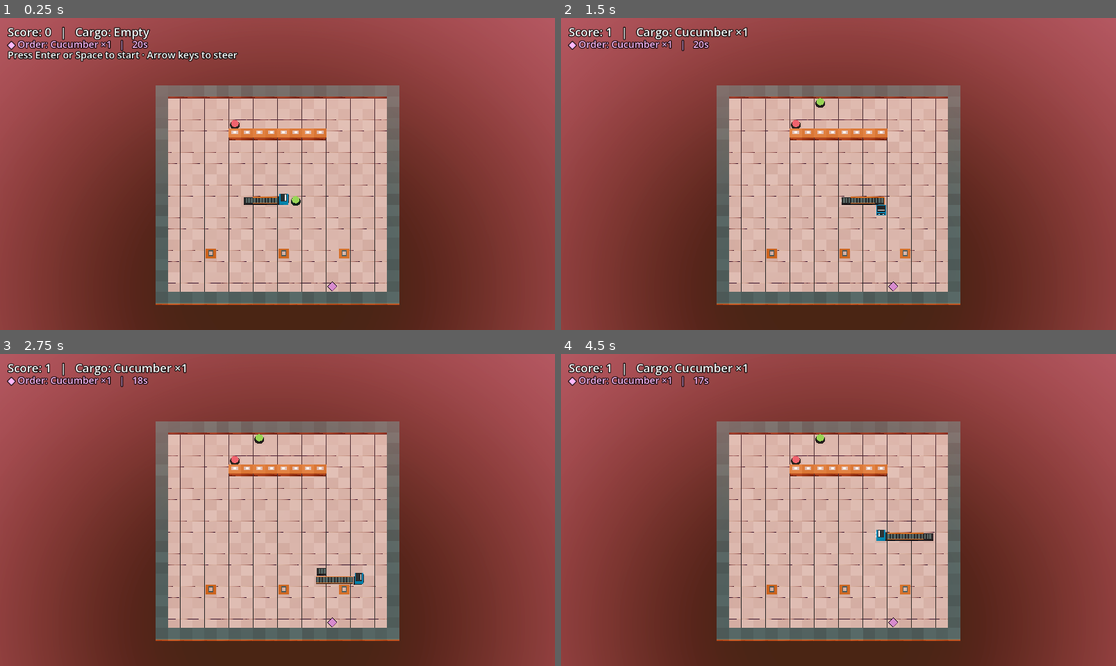
Above: before the commit, frames 1-4 (two rows, left to right).
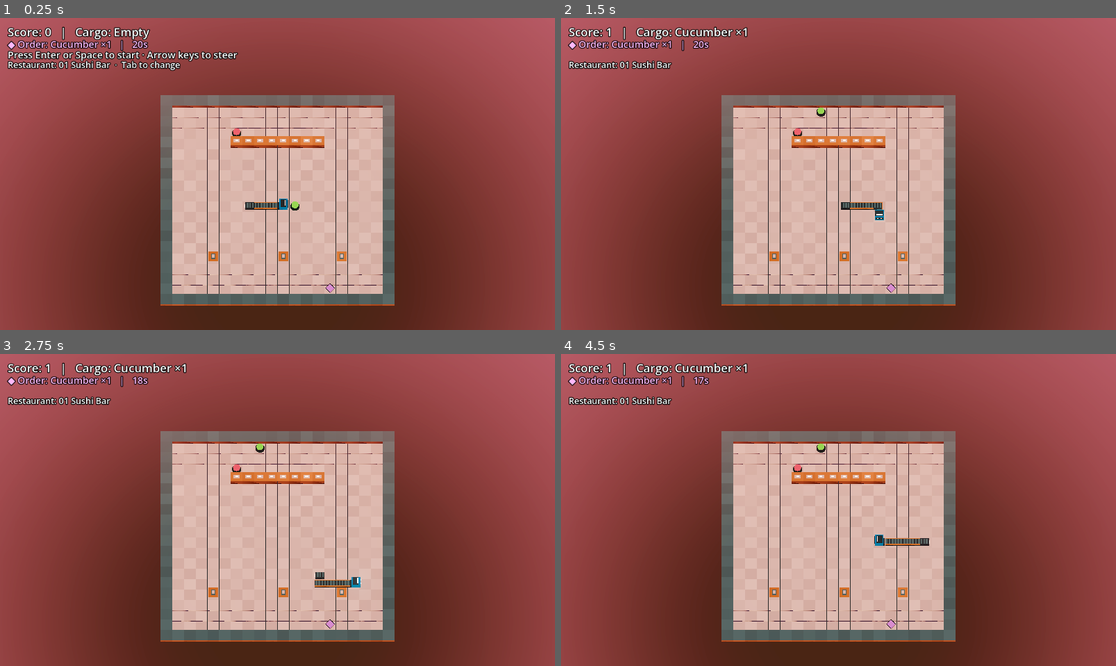
Above: after the commit, the same moments.

Repository: Michaelypp/D4
Game: Godot game, scene res://main.tscn
Same seed, same stepped clock (60 frames per second), same inputs: the game is played once before the commit and once after it.
Inputs:
- Up to frame 1 (0.25 s): no input
- Up to frame 2 (1.5 s): tap Enter (ui_accept) at 0.5, 0.77 s; hold Right (ui_right) 0.53-1.28 s; tap Tab at 0.6, 1.35 s; hold Down (ui_down) from 1.28 s (still down)
- Up to frame 3 (2.75 s): tap Enter (ui_accept) at 1.52 s; release Down (ui_down) at 2.03 s; hold Right (ui_right) from 2.03 s (still down); tap Tab at 2.1 s
- Up to frame 4 (4.5 s): release Right (ui_right) at 2.78 s; hold Up (ui_up) 2.78-3.53 s; tap Tab at 2.85, 3.6, 4.35 s; tap Enter (ui_accept) at 3.02, 3.77 s; hold Left (ui_left) from 3.53 s (still down)

The runs differ from the first frame. In frame 1, 9.3% of the frame differs, in the area x 1-72%, y 13-93%; in frame 2, 9.1%; in frame 3, 9.0%; in frame 4, 9.2%.

Commit message:
Add the cucumber and salmon orders, prioritize needed ingredients, and penalize wrong recipes

Diff:
--- a/app/main.gd
+++ b/app/main.gd
@@ -4,7 +4,7 @@
 
 const TICK_SECONDS := 0.2
 const MOVE_SECONDS := 0.17
-const HUD_HEIGHT := 92.0
+const HUD_HEIGHT := 114.0
 const CAMERA_OFFSET := Vector3(0, 20, 10)
 const ROUND_SEED := 121
 const DIRECTIONS := {
@@ -14,8 +14,12 @@
 	"ui_right": Vector2i.RIGHT,
 }
 
-var layout := Board.restaurant()
-var session := Session.new(layout.size, ROUND_SEED, layout)
+var layout: Board
+var session: Session
+var stage: Stage
+var levels: Array[Board] = []
+var level_names := PackedStringArray()
+var level_index := 0
 var meshes := {}  # kit piece name -> Mesh, shared by everything that shows it (Flyweight)
 var segments: Array[MeshInstance3D] = []
 var camera := Camera3D.new()
@@ -25,6 +29,7 @@
 var score_label := Label.new()
 var order_label := Label.new()
 var status_label := Label.new()
+var level_label := Label.new()
 var game_over_panel := PanelContainer.new()
 var final_score_label := Label.new()
 var _movement: Tween
@@ -34,14 +39,40 @@
 
 func _ready() -> void:
 	meshes = Stage.load_kit()
+	for path in Board.level_paths():
+		var board := Board.load_level(path)
+		if board == null:
+			push_warning("Invalid restaurant layout: %s" % path)
+			continue
+		levels.append(board)
+		level_names.append(path.get_file().get_basename())
+	if levels.is_empty():
+		levels.append(Board.bordered(Vector2i(20, 20)))
+		level_names.append("Practice Floor")
+	add_child(camera)
+	camera.projection = Camera3D.PROJECTION_ORTHOGONAL
+	get_viewport().size_changed.connect(_frame_board)
+	_build_pickup_display()
+	_select_level()
+
+
+func _select_level() -> void:
+	layout = levels[level_index]
+	session = Session.new(layout.size, ROUND_SEED, layout)
+	_started = false
+	_clock = 0.0
 	_build_stage()
-	_build_pickup_display()
 	_draw_dragon()
 	_draw_pickup()
 
 
 ## Input arrives as events, so even a tap shorter than one frame is never missed.
 func _unhandled_input(event: InputEvent) -> void:
+	if event is InputEventKey and event.pressed and not event.echo and event.keycode == KEY_TAB:
+		if levels.size() > 1 and (not _started or session.ended):
+			level_index = (level_index + 1) % levels.size()
+			_select_level()
+		return
 	if event.is_action_pressed("ui_accept"):
 		if _started and not session.ended:
 			return
@@ -71,13 +102,13 @@
 
 ## Frame the whole restaurant so a new ingredient is visible anywhere it spawns.
 func _build_stage() -> void:
-	add_child(Stage.new(session.board.tiles, meshes))
-	add_child(camera)
+	if stage != null:
+		stage.free()
+	stage = Stage.new(layout.tiles, meshes)
+	add_child(stage)
 	var center := Vector3(layout.size.x / 2.0, 0.0, layout.size.y / 2.0)
 	camera.position = center + CAMERA_OFFSET
 	camera.look_at(center)
-	camera.projection = Camera3D.PROJECTION_ORTHOGONAL
-	get_viewport().size_changed.connect(_frame_board)
 	_frame_board()
 
 
@@ -85,7 +116,7 @@
 	var viewport_size := get_viewport().get_visible_rect().size
 	var play_height := maxf(1.0, viewport_size.y - HUD_HEIGHT)
 	var play_width := maxf(1.0, viewport_size.x)
-	var board_size := float(layout.size.x) * 1.10
+	var board_size := float(maxi(layout.size.x, layout.size.y)) * 1.10
 	camera.size = board_size * viewport_size.y / minf(play_height, play_width)
 	camera.v_offset = camera.size * HUD_HEIGHT / (2.0 * maxf(viewport_size.y, 1.0))
 
@@ -178,6 +209,10 @@
 	status_label.position = Vector2(16, 62)
 	status_label.add_theme_font_size_override("font_size", 20)
 	status_label.add_theme_constant_override("outline_size", 6)
+	hud.add_child(level_label)
+	level_label.position = Vector2(16, 84)
+	level_label.add_theme_font_size_override("font_size", 18)
+	level_label.add_theme_constant_override("outline_size", 6)
 	hud.add_child(order_label)
 	order_label.position = Vector2(16, 40)
 	order_label.add_theme_font_size_override("font_size", 20)
@@ -212,7 +247,7 @@
 	final_score_label.horizontal_alignment = HORIZONTAL_ALIGNMENT_CENTER
 	rows.add_child(final_score_label)
 	var restart := Label.new()
-	restart.text = "Enter / Space to restart"
+	restart.text = "Enter / Space: restart · Tab: change restaurant"
 	restart.horizontal_alignment = HORIZONTAL_ALIGNMENT_CENTER
 	rows.add_child(restart)
 
@@ -238,6 +273,9 @@
 	collision_marker.position = _center(session.collision_cell) + Vector3.UP
 	game_over_panel.visible = session.ended
 	final_score_label.text = "Final score: %d" % session.score
+	level_label.text = "Restaurant: %s" % level_names[level_index]
+	if not _started and levels.size() > 1:
+		level_label.text += "  ·  Tab to change"
 	if not _started:
 		status_label.text = "Press Enter or Space to start · Arrow keys to steer"
 	else:
--- a/core/board.gd
+++ b/core/board.gd
@@ -11,17 +11,51 @@
 	"counter": {"solid": true},
 	"table": {"solid": true},
 }
+const LEVELS_DIR := "res://levels"
+const LEGEND := {".": "floor", "#": "wall", "C": "counter", "T": "table", "S": "floor"}
 
 var size: Vector2i
+var start := Vector2i(-1, -1)
 var tiles := {}  # Vector2i cell -> tile kind name
 
 
-static func restaurant() -> Board:
-	var board := bordered(Vector2i(20, 20))
-	for x in range(6, 14):
-		board.tiles[Vector2i(x, 4)] = "counter"
-	for cell in [Vector2i(4, 15), Vector2i(10, 15), Vector2i(15, 15)]:
-		board.tiles[cell] = "table"
+static func level_paths() -> PackedStringArray:
+	var paths := PackedStringArray()
+	for filename in DirAccess.get_files_at(LEVELS_DIR):
+		if filename.get_extension() == "txt":
+			paths.append(LEVELS_DIR.path_join(filename))
+	paths.sort()
+	return paths
+
+
+static func load_level(path: String) -> Board:
+	var file := FileAccess.open(path, FileAccess.READ)
+	if file == null:
+		return null
+	var rows := file.get_as_text().replace("\r\n", "\n").strip_edges().split("\n")
+	var board := Board.new()
+	board.size = Vector2i(rows[0].length(), rows.size())
+	for y in board.size.y:
+		if rows[y].length() != board.size.x:
+			return null
+		for x in board.size.x:
+			var symbol := rows[y][x]
+			if not LEGEND.has(symbol):
+				return null
+			var cell := Vector2i(x, y)
+			var edge := x == 0 or y == 0 or x == board.size.x - 1 or y == board.size.y - 1
+			if edge and symbol != "#":
+				return null
+			board.tiles[cell] = LEGEND[symbol]
+			if symbol == "S":
+				if board.start.x >= 0:
+					return null
+				board.start = cell
+	if board.start.x < 0:
+		return null
+	for offset in range(-1, 4):
+		if board.is_solid(board.start - Vector2i(offset, 0)):
+			return null
 	return board
 
 
--- a/core/dragon.gd
+++ b/core/dragon.gd
@@ -10,10 +10,10 @@
 var _turns: Array[Vector2i] = []  # turns wait here until the next tick (Command)
 
 
-func _init(grid_size: Vector2i, length := 4) -> void:
+func _init(grid_size: Vector2i, length := 4, start_cell := Vector2i(-1, -1)) -> void:
 	size = grid_size
 	@warning_ignore("integer_division")  # the middle cell, rounded down, on purpose
-	var start := grid_size / 2
+	var start := grid_size / 2 if start_cell == Vector2i(-1, -1) else start_cell
 	for i in length:
 		body.append(start - heading * i)
 
--- a/core/session.gd
+++ b/core/session.gd
@@ -29,7 +29,7 @@
 
 func _init(grid_size: Vector2i, seed_value := 121, layout: Board = null) -> void:
 	board = layout if layout != null else Board.bordered(grid_size)
-	dragon = Dragon.new(board.size)
+	dragon = Dragon.new(board.size, 4, board.start)
 	_rng.seed = seed_value
 	_stock_ingredients()
 	_spawn_customer()
--- a/tests/board_test.gd
+++ b/tests/board_test.gd
@@ -20,3 +20,19 @@
 func test_every_kind_has_rules() -> void:
 	for cell in board.tiles:
 		assert_true(board.tiles[cell] in Board.TILES)
+
+
+func test_text_levels_load_with_a_clear_starting_belt_and_first_move() -> void:
+	var paths := Board.level_paths()
+	assert_true(paths.size() >= 3)
+	for path in paths:
+		var layout := Board.load_level(path)
+		assert_true(layout != null)
+		if layout == null:
+			continue
+		var session := Session.new(layout.size, 121, layout)
+		assert_eq(session.dragon.body.size(), 4)
+		assert_eq(session.dragon.body[0], layout.start)
+		for cell in session.dragon.body:
+			assert_true(not layout.is_solid(cell))
+		assert_true(not layout.is_solid(session.dragon.next_head()))
Not shown, added: levels/01 Sushi Bar.txt
Not shown, added: levels/02 Counter Loop.txt
Not shown, added: levels/03 Dining Room.txt
Not shown, changed: DESIGN.md
